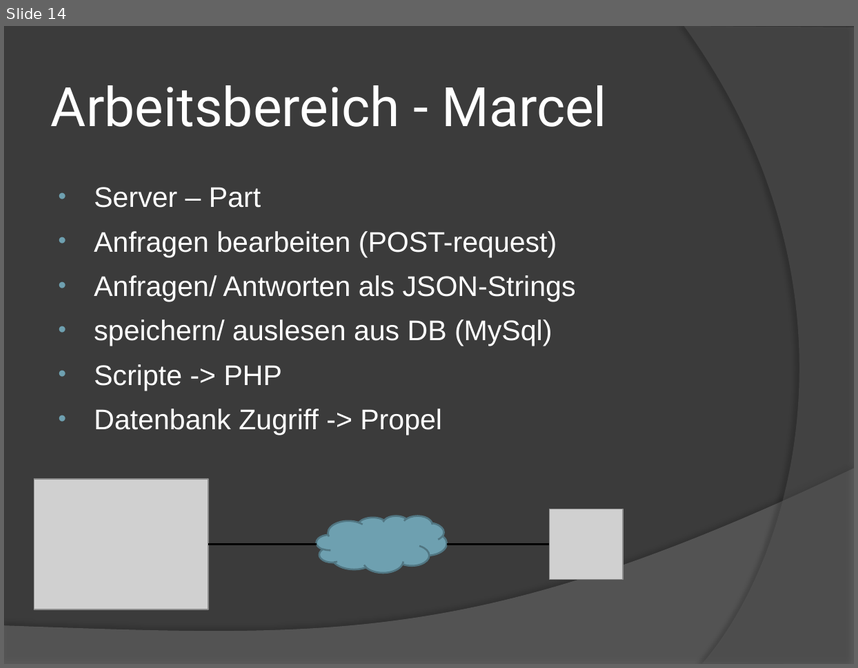
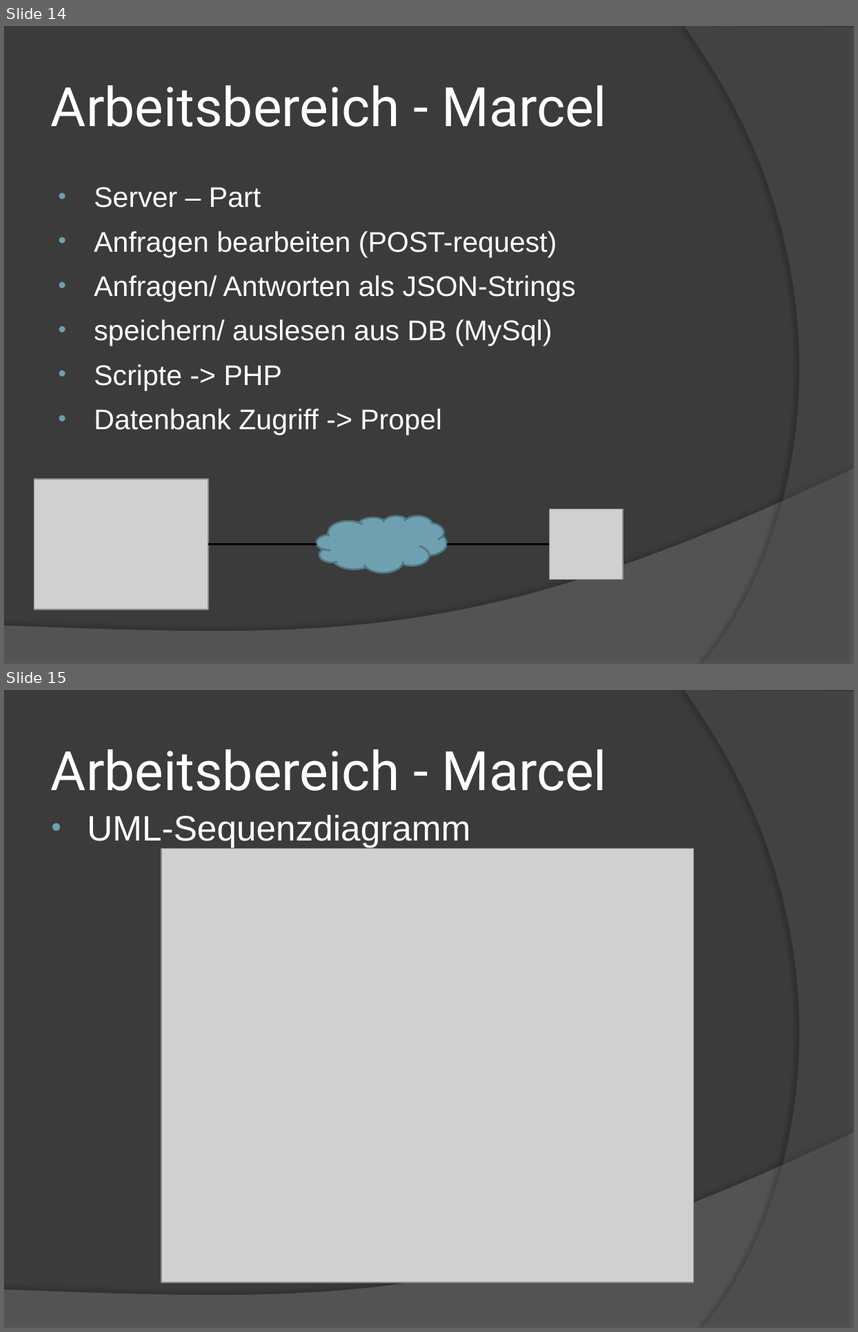
Before and after one commit to mbohlaender/pam, a slide deck: documentation/presentation.pptx. Shown one above the other, each under a label of ours: slide 14 before the commit, slides 14 and 15 after it. The pictures are 858x668 and 858x1332 pixels, drawn with LibreOffice and Linux fonts; fonts in the diff are those of the drawing; grey boxes stand for pictures. Boxes give left, top, right and bottom in pixels: in the first picture for what was removed or moved away, otherwise in the second. Text is boxed around its words. In the diff, an @@ line names an element or a change of style, - is before the commit and + after.

Commit message:
Add uml-sequence diagram to my part.

```diff
--- a/documentation/presentation.pptx
+++ b/documentation/presentation.pptx
@@ slide 15 added at bbox=[4, 690, 854, 1328], background #3B3B3B; not listed: 2 template elements that a slide beside it also shows @@
@@ title added at bbox=[51, 749, 607, 791], 46 pt, text #FFFFFF @@
+Arbeitsbereich - Marcel
@@ text added at bbox=[87, 815, 470, 847], 30 pt, text #FFFFFF @@
+• UML-Sequenzdiagramm
@@ picture added at bbox=[161, 848, 693, 1281] @@
```
